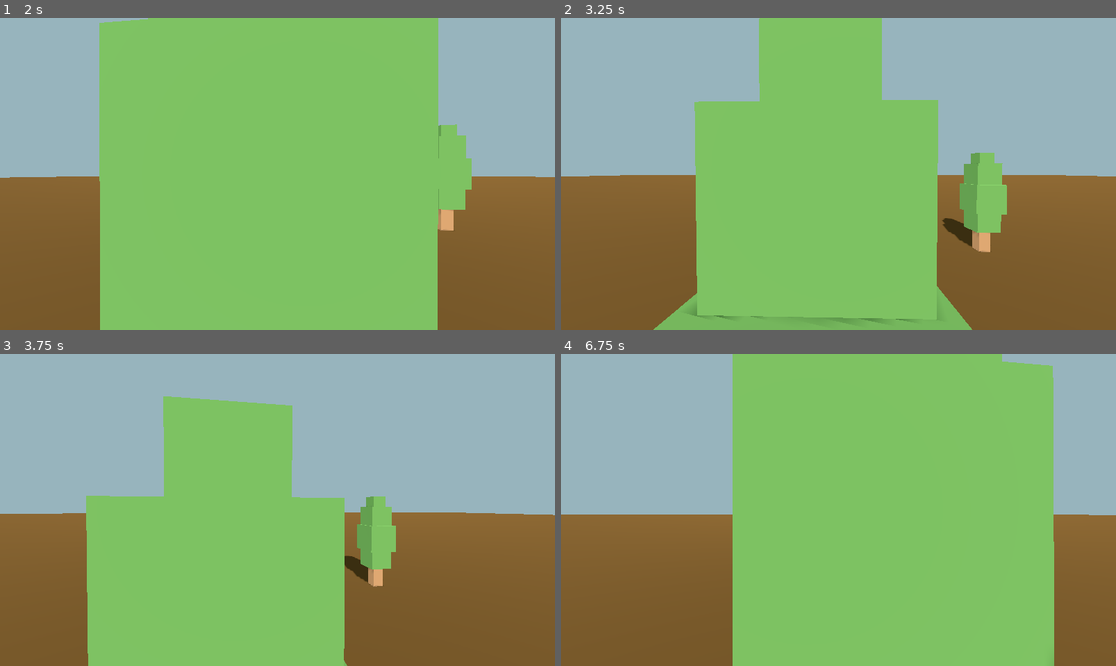
Above: before the commit, frames 1-4 (two rows, left to right).
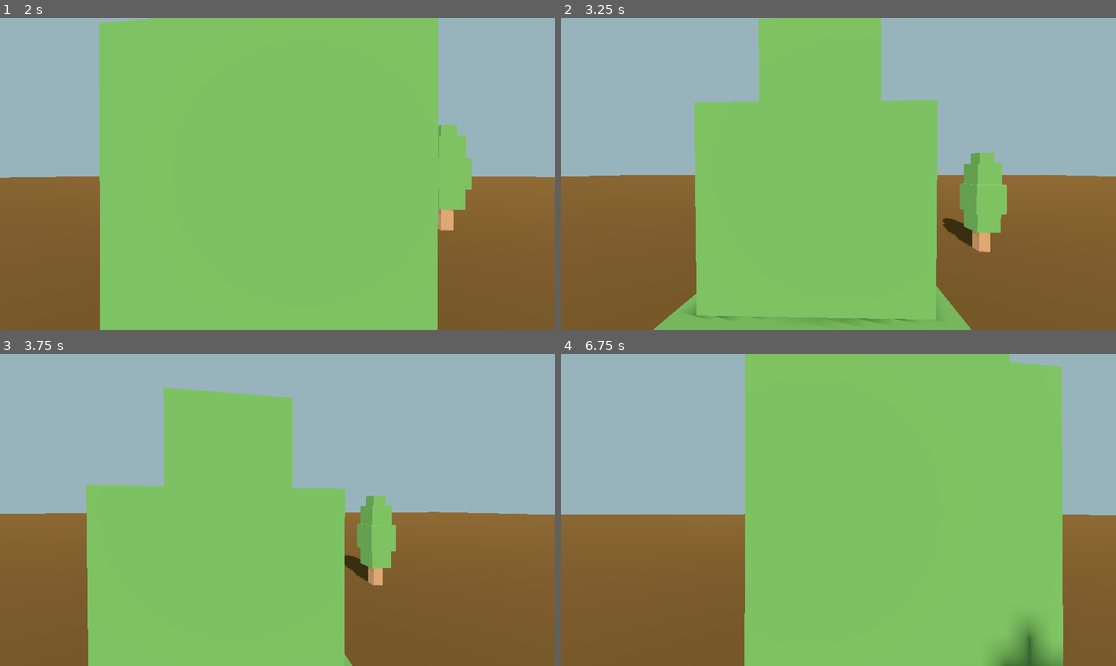
Above: after the commit, the same moments.

Repository: Esosek/Tondacraft_Course
Game: Godot game, scene res://scenes/game.tscn
Two runs of this game, one before a commit and one after it. Both use one fixed random seed, a clock stepped at 60 frames per second and the inputs below.
Inputs (mouse positions are in pixels of both pictures, inside the frame that each line leads up to):
- Up to frame 1 (2 s): move the mouse to (305, 174) at 0.52 s; hold W (move_forward) from 0.53 s (still down); tap Space (jump) at 0.77, 1.52 s; move the mouse to (249, 174) at 1.27 s
- Up to frame 2 (3.25 s): keep holding W (move_forward); move the mouse to (849, 167) at 2.02 s; tap Enter at 2.75 s; move the mouse to (832, 180) at 2.77 s; tap Space (jump) at 3.02 s
- Up to frame 3 (3.75 s): keep holding W (move_forward); move the mouse to (316, 513) at 3.52 s
- Up to frame 4 (6.75 s): tap Space (jump) at 3.77, 4.52, 6.02 s; move the mouse to (794, 506) at 4.27 s; move the mouse to (844, 510) at 5.02 s; move the mouse to (816, 503) at 5.77 s; release W (move_forward) at 5.78 s; hold D (move_right) 5.78-6.53 s; move the mouse to (866, 510) at 6.52 s; hold W (move_forward) from 6.53 s (still down)

Frame 1 is identical in both runs. In frame 2, 0.3% of the frame differs, in the area x 17-81%, y 0-100%; in frame 3, 1.6%; in frame 4, 4.7%, in the area x 30-91%, y 0-100%.

Commit message:
Added assignment

Diff:
--- a/scenes/enemy/creeper.gd
+++ b/scenes/enemy/creeper.gd
@@ -1,8 +1,12 @@
 class_name Creeper
 extends CharacterBody3D
 
-@export var speed = 3
+@export var speed := 3
+@export var stop_distance := 1.2
+@export var damage := 1
+
 @export var player: CharacterBody3D
+
 @onready var animation_player: AnimationPlayer = $Creeper/AnimationPlayer
 
 # Godot funkce si volá Godot a začínají podtržítkem
@@ -18,7 +22,13 @@
 
 
 func _physics_process(delta: float) -> void:
-	follow_player(delta)
+	# Měří vzdálenost mezi creeperem a hráčem
+	if position.distance_to(player.position) > stop_distance:
+		follow_player(delta)
+	else:
+		velocity = Vector3.ZERO
+		attack()
+
 
 
 # Vlastní funkce musíš volat sám
@@ -29,3 +39,8 @@
 	velocity = target_position * speed * delta * 10
 	move_and_slide()
 	look_at(Vector3(player.position.x, 0, player.position.z))
+
+
+func attack():
+	animation_player.play("Creeper_Attack_11")
+	print("Damaging player for ", damage , " damage")
--- a/scenes/player/player.gd
+++ b/scenes/player/player.gd
@@ -29,7 +29,6 @@
 	print(health)
 	health = max_health
 	print(health)
-	take_damage(3)
 
 # Volá se každý frame a používá se pro fyzíkální pohyb
 func _physics_process(delta: float):
Not shown, added: ukoly/lekce_03.txt
